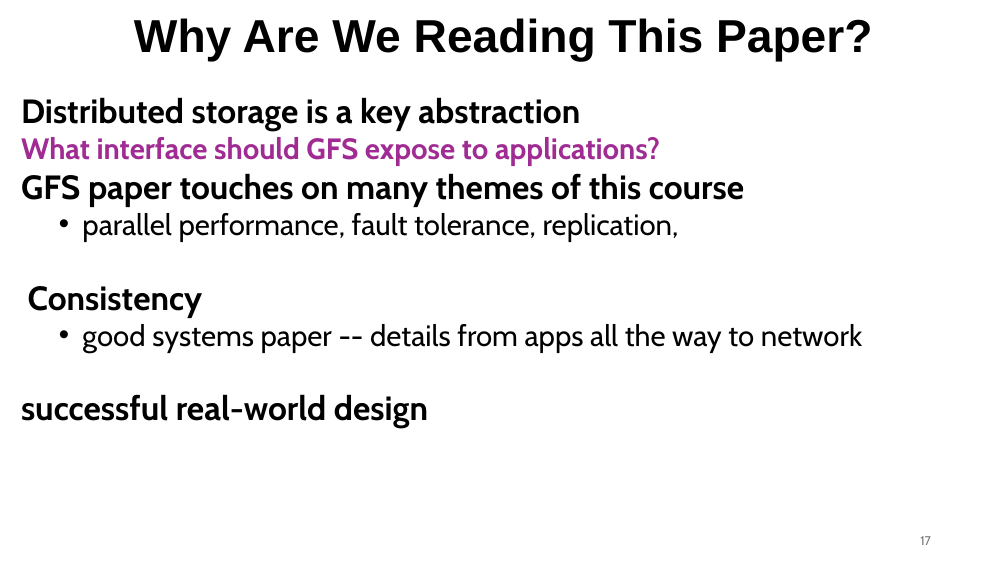
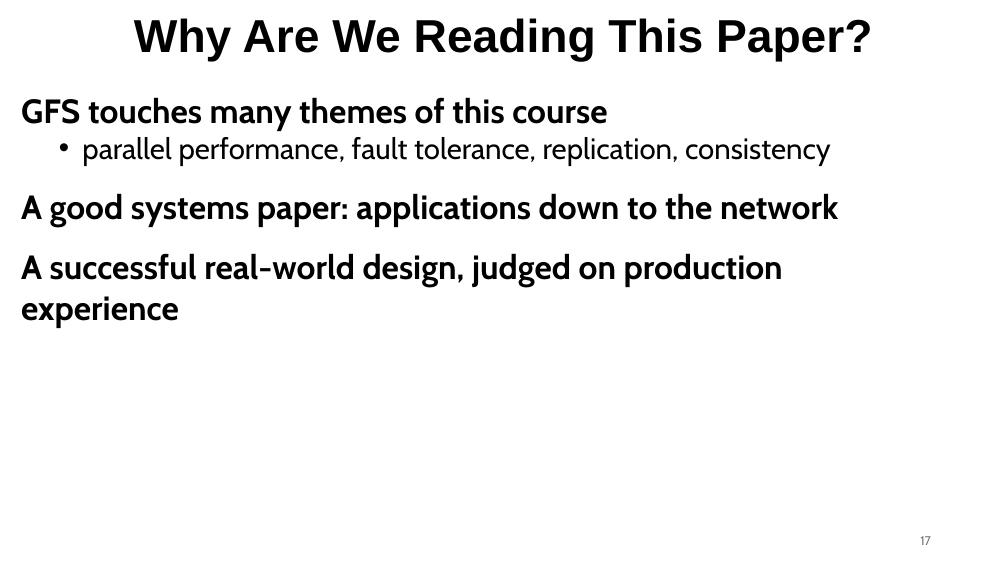
Before and after one commit to ec528/ec528.github.io, a slide deck: slide 17 of slides/fall26/4-gfs.pptx. Drawn at 1008x567 pixels with LibreOffice and Linux fonts; fonts in the diff are those of the drawing. Boxes give left, top, right and bottom in pixels: in the first picture for what was removed or moved away, otherwise in the second. Text is boxed around its words. In the diff, an @@ line names an element or a change of style, - is before the commit and + after.

Commit message:
Update GFS paper context scripts

```diff
--- a/slides/fall26/4-gfs.pptx
+++ b/slides/fall26/4-gfs.pptx
@@ text at (21, 97, 838, 328): text changed; size 28 to 32 pt @@
-Distributed storage is a key abstraction
-What interface should GFS expose to applications?
-GFS paper touches on many themes of this course
-  • parallel performance, fault tolerance, replication,
-Consistency
-  • good systems paper -- details from apps all the way to network
-successful real-world design
+GFS touches many themes of this course
+  • parallel performance, fault tolerance, replication, consistency
+A good systems paper: applications down to the network
+A successful real-world design, judged on production experience
```
Also in this commit, not shown: 1 other slide changed.
